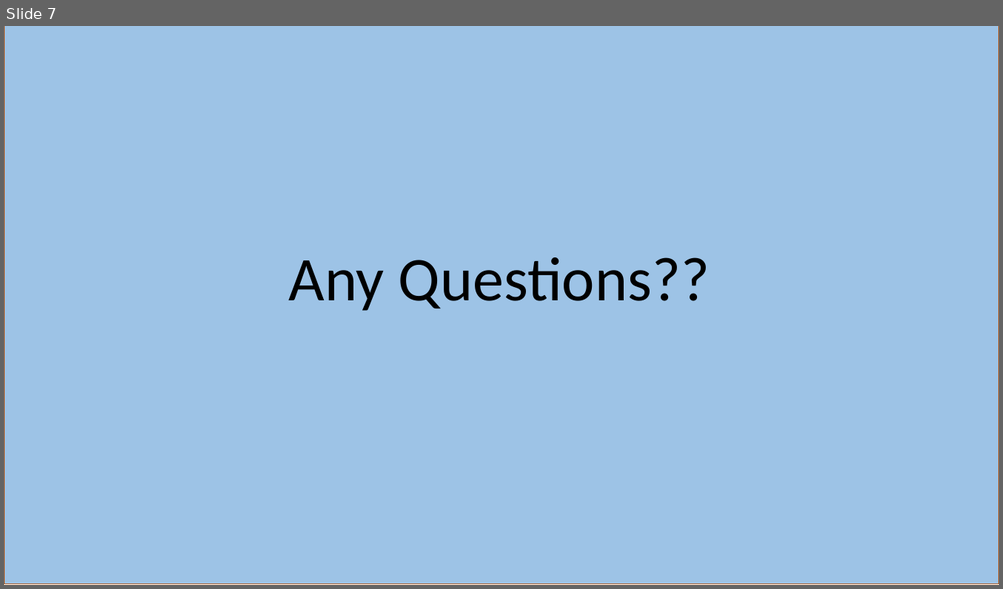
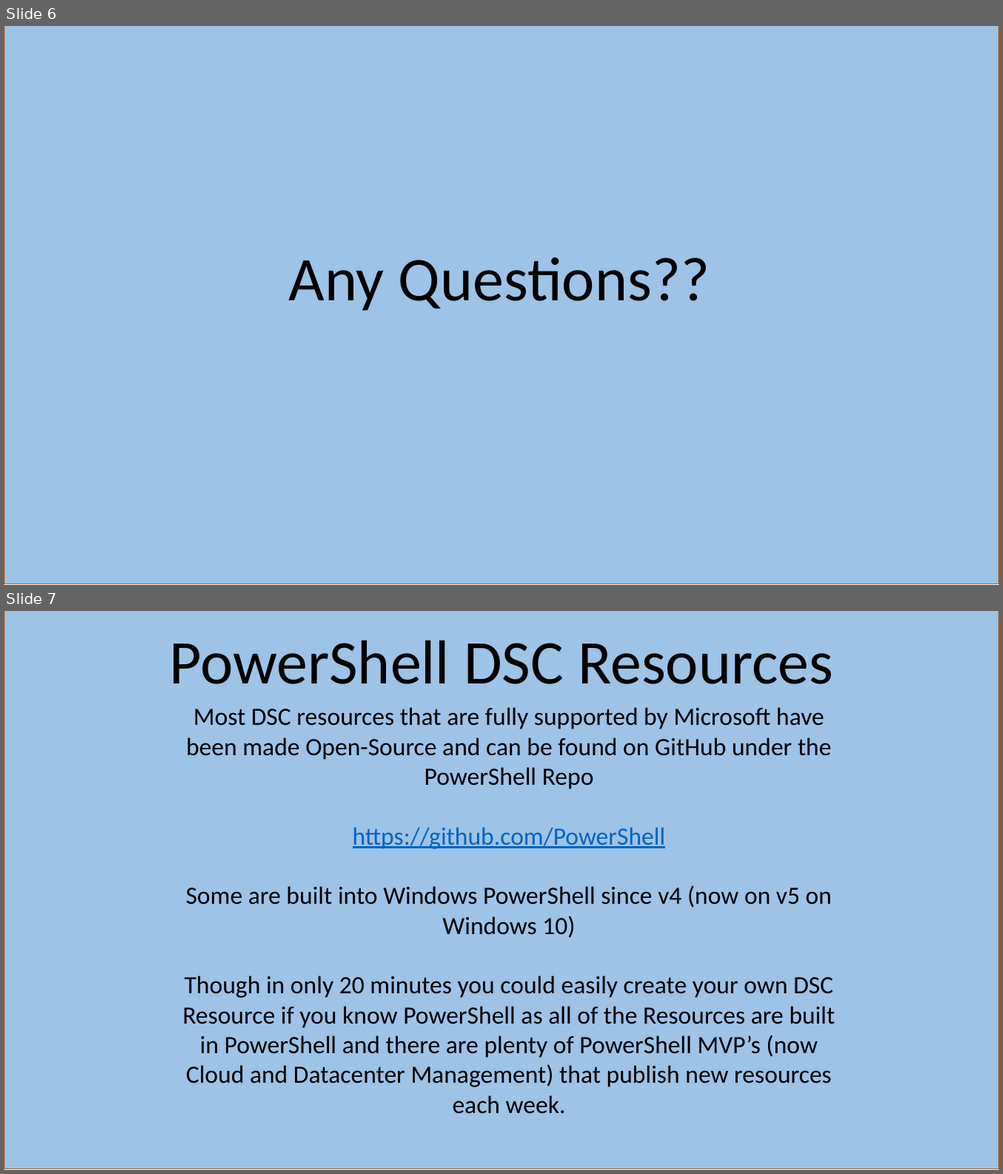
Before and after one commit to kilasuit/Presentations, a slide deck: DevOpsMCR/DevOps for a Microsoft guy - is it really possible.pptx. Shown one above the other, each under a label of ours: slide 7 before the commit, slides 6 and 7 after it. The pictures are 1003x589 and 1003x1174 pixels, drawn with LibreOffice and Linux fonts; fonts in the diff are those of the drawing. Boxes give left, top, right and bottom in pixels: in the first picture for what was removed or moved away, otherwise in the second. Text is boxed around its words. In the diff, an @@ line names an element or a change of style, - is before the commit and + after.

```diff
--- a/DevOpsMCR/DevOps for a Microsoft guy - is it really possible.pptx
+++ b/DevOpsMCR/DevOps for a Microsoft guy - is it really possible.pptx
@@ slide 7 added at box(4, 611, 999, 1170), background #FFFFFF @@
@@ rectangle added at box(4, 611, 999, 1169), fill #9DC3E6, outline #AF5C24 1 pt @@
@@ title added at box(169, 640, 833, 684), 60 pt, text #000000 @@
+PowerShell DSC Resources
@@ text added at box(182, 707, 835, 1114), 24 pt, text #000000 @@
+Most DSC resources that are fully supported by Microsoft have been made Open-Source and can be found on GitHub under the PowerShell Repo
+https://github.com/PowerShell
+Some are built into Windows PowerShell since v4 (now on v5 on Windows 10)
+Though in only 20 minutes you could easily create your own DSC Resource if you know PowerShell as all of the Resources are built in PowerShell and there are plenty of PowerShell MVP’s (now Cloud and Datacenter Management) that publish new resources each week.
@@ what was slide 7 is now slide 6 @@
```
Also in this commit, not shown: 2 slides changed, 3 other slides added, 4 slides removed.
